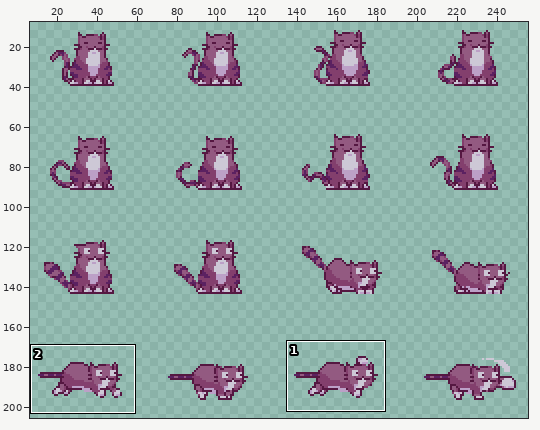
Two versions of one sprite sheet, Art Assets/Environment/Misc/Objects/Dog.png. The first picture is a wide view before the edit; the outline marks the close-up.
Close-up. Earlier state:
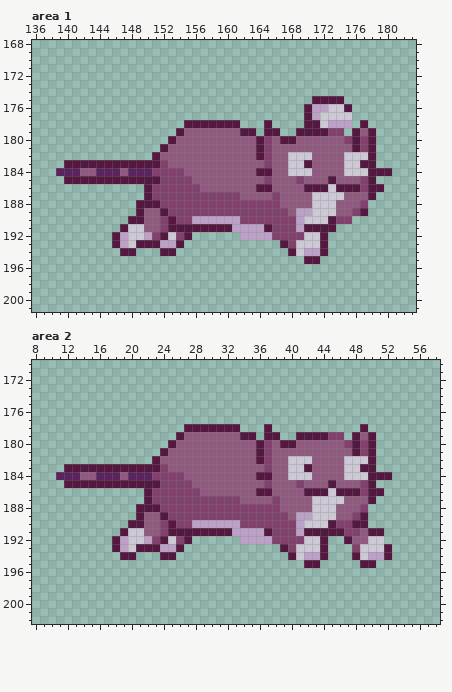
The file is 256x208 pixels. Shown: area 1: x 136..183, y 168..201; area 2: x 8..58, y 170..202. The wide view leaves out empty margins. The commit also changed other parts of the picture, which this record leaves out.
The same view after the edit:
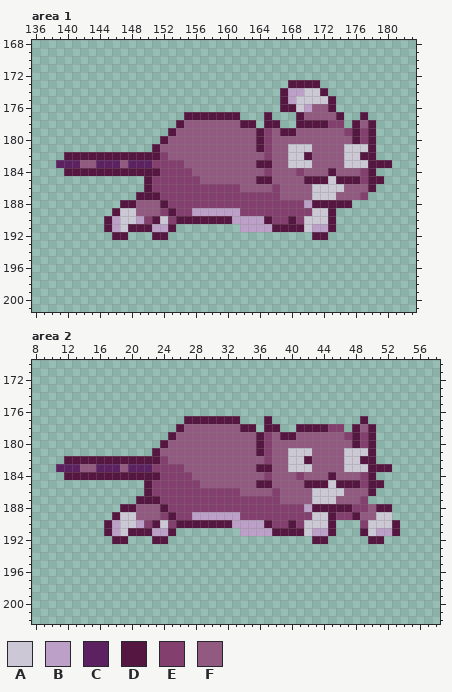
Palette (. is transparent): A #cdc8d6  B #bca0c7  C #5b2161  D #551741  E #833f6d  F #935a81
Difference:
Changed rows in their new state; - is an unchanged pixel.
Area 1:
first column x 139:
173 -----------------------------DDDD---------
174 ----------------------------DBBAAD--------
175 ----------------------------DBAAAA-.------
176 ----------------------------DDABFFD..-----
177 ----------------DDDDDDD---D---DFFFFD.-D---
178 ---------------DFFFFFFFDD--D--D--DEE.DFD--
179 --------------DF-------FFDEFDDFFFFFFE-E---
180 -------------DF-------------FF------F-----
181 ------------DF---------------AAA----AAA---
182 -DDDDDDDDDDD-E-----------F-----D------D---
183 CCCFFCCCFCCCE-EE---------DD----A------A-DD
184 .DDDDDDDDDDDD---E--------FE--FEF--D-FFE-..
185 -..........-E----E-------DD---FDDDADDD--D-
186 ------------------EEEEE--FFE---FAA-AFFF-.-
187 ----------D-D----------EEEE--------F--E.--
188 --------DDFFFD--------------EEEBDDDDD..---
189 -------DAAF--ED--BBBBBB------EEE--D....---
190 ------DBAABEDAEDDDDDDD-BBBD--DE----..-----
191 ------DBADDDBB-........---BDDDDABB--------
192 --------D...D-...------.........D---------
193 -------.........------------......--------
194 --------..---..--------------.....--------
195 -------------------------------..---------
Area 2:
first column x 11:
177 ----------------DDDDDDD---D-----------D----
178 ---------------DFFFFFFFDD--D--DDDDEE-DFD---
179 --------------DF-------FFDEFDDFFFFFFE-E----
180 -------------DF-------------FF------F------
181 ------------DF---------------AAA----AAA----
182 -DDDDDDDDDDD-E-----------F-----D------D----
183 CCCFFCCCFCCCE-EE---------DD----A------A-DD-
184 .DDDDDDDDDDDD---E--------FE--FEF--D-FFE-..-
185 -..........-E----E-------DD---FDDDADDD--D--
186 ------------------EEEEE--FFE---FAA-AFFF-.--
187 ----------D-D----------EEEE--------F--E.---
188 --------DDFFFD--------------EEEBDDDDDE-FDD-
189 -------DAAF--ED--BBBBBB------EEE--DEEDFFAA-
190 ------DBAABEDAEDDDDDDD-BBBD--DE----...EAAAD
191 ------DBADDDBB-........---BDDDDABB-...DABBD
192 --------D...D-...------.........D---...DD--
193 -------.........------------......---.....-
194 --------..---..--------------.....---.....-
195 -------------------------------..-----..---
